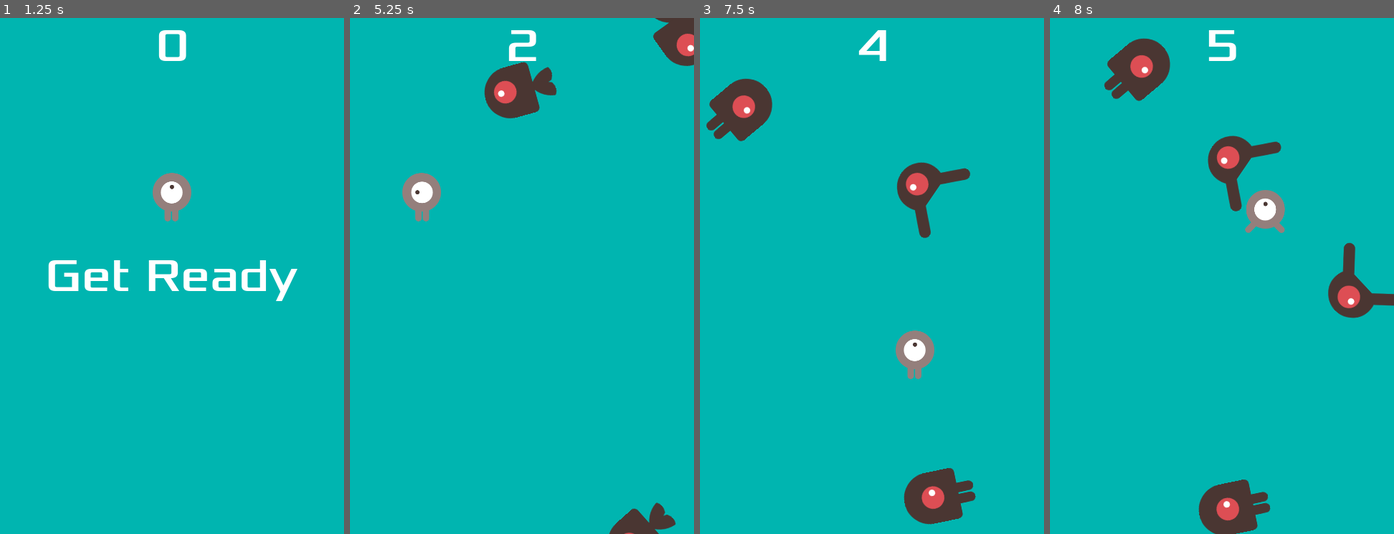
Above: before the commit, frames 1-4 (left to right).
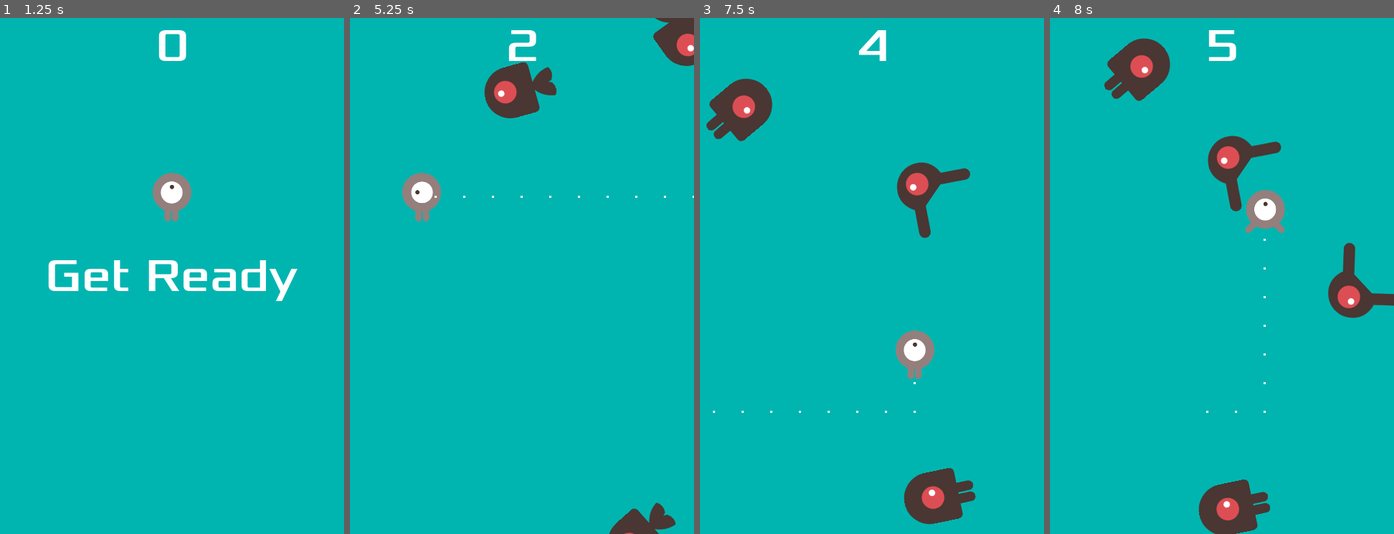
Above: after the commit, the same moments.

Repository: leommartin/DodgeTheCreeps
Game: Godot game, scene res://main.tscn
The game is run twice, just before and just after one commit, with the same random seed, the same clock (stepped at 60 frames per second) and the same inputs.
Inputs:
- Up to frame 1 (1.25 s): click "Start" at 0.5 s
- Up to frame 2 (5.25 s): tap Enter at 1.25 s; hold Right (move_right) 1.28-2.03 s; hold Down (move_down) 2.03-2.78 s; hold Right (move_right) 2.78-3.53 s; hold Up (move_up) 3.53-4.28 s; hold Left (move_left) from 4.28 s (still down)
- Up to frame 3 (7.5 s): release Left (move_left) at 5.78 s; hold Down (move_down) 5.78-6.53 s; hold Right (move_right) 6.53-7.28 s; hold Up (move_up) from 7.28 s (still down)
- Up to frame 4 (8 s): keep holding Up (move_up)

Frame 1 is identical in both runs. In frame 2, less than 0.1% of the frame differs, in the area x 24-100%, y 34-35%; in frame 3, less than 0.1%; in frame 4, less than 0.1%.

Commit message:
adicionando rastro do jogador

Diff:
--- a/dodgethecreeps/hud.gd
+++ b/dodgethecreeps/hud.gd
@@ -34,11 +34,9 @@
 func update_score(score):
 	$ScoreLabel.text = str(score)
 
-
 func _on_start_button_pressed() -> void:
 	$StartButton.hide()
 	start_game.emit()
 
-
 func _on_message_timer_timeout() -> void:
 	$Message.hide()
--- a/dodgethecreeps/player.tscn
+++ b/dodgethecreeps/player.tscn
@@ -35,6 +35,13 @@
 radius = 27.0
 height = 68.0
 
+[sub_resource type="ParticleProcessMaterial" id="ParticleProcessMaterial_btx0n"]
+lifetime_randomness = 0.01
+particle_flag_disable_z = true
+gravity = Vector3(0, 0, 0)
+scale_min = 3.0
+scale_max = 3.0
+
 [node name="Player" type="Area2D"]
 script = ExtResource("1_mij8w")
 metadata/_edit_group_ = true
@@ -47,4 +54,10 @@
 [node name="CollisionShape2D" type="CollisionShape2D" parent="."]
 shape = SubResource("CapsuleShape2D_jq88m")
 
+[node name="Trail" type="GPUParticles2D" parent="."]
+amount = 10
+process_material = SubResource("ParticleProcessMaterial_btx0n")
+visibility_rect = Rect2(-20, -20, 40, 40)
+draw_order = 0
+
 [connection signal="body_entered" from="." to="." method="_on_body_entered"]
Not shown: 1 places in dodgethecreeps/player.tscn that only renumber resources
